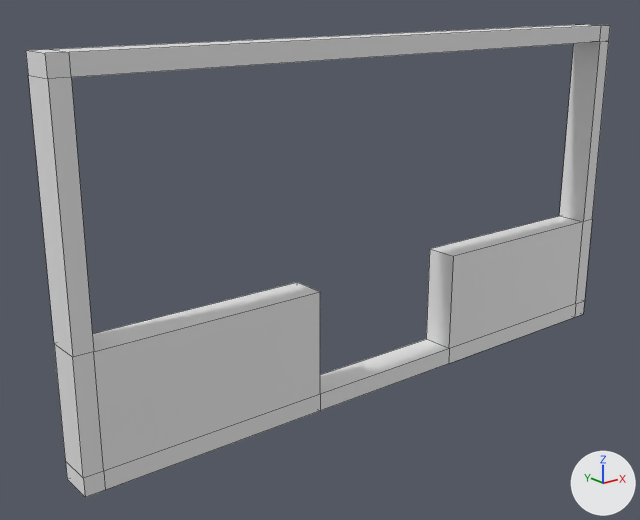
The FBX model camera-game/Assets/Models/Levels/Stage1-1.fbx as it was, and as the next commit left it.
Before and after are seen from a 50 mm lens placed at (-16.47, -17.38, 6.33), pointed at (-1.57, 1.25, -1.12). Arrows for +X, +Y and +Z are at lower right; the lights stay in place. Mesh edges are drawn as thin lines.

The first picture shows 'Stage1-1'.
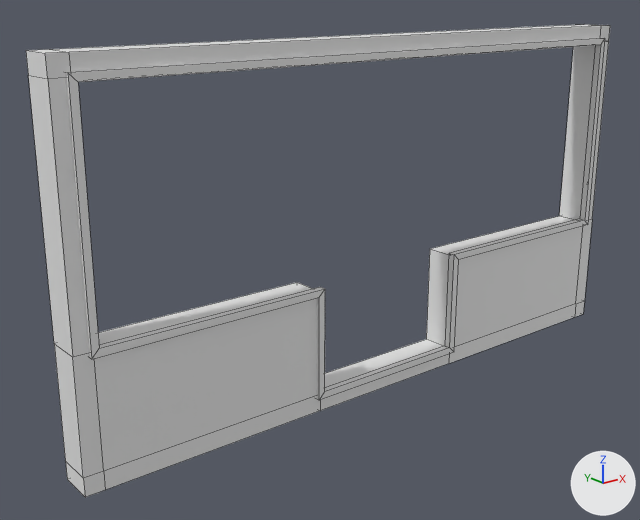
Edits to the bpy script that builds the scene:
```text
Add me_plane_009:
    me_plane_009.from_pydata(...)  # 32 vertices, 32 faces; spans x -9.1..9.1, y -0.1..0.1, z -4.6..4.6
    me_plane_009.materials.append(mat_material_007)  # white #e7e7e7
Add ob_stage1_1_001:
    ob_stage1_1_001 = bpy.data.objects.new('Stage1-1.001', me_plane_009)
    ob_stage1_1_001.location = (0.0, 0.0, 0.0)
```

Boxes [x1, y1, x2, y2] around the edits, measured in the pictures (640 x 520 px):
'Stage1-1.001', added
    after: [66, 38, 605, 400]
